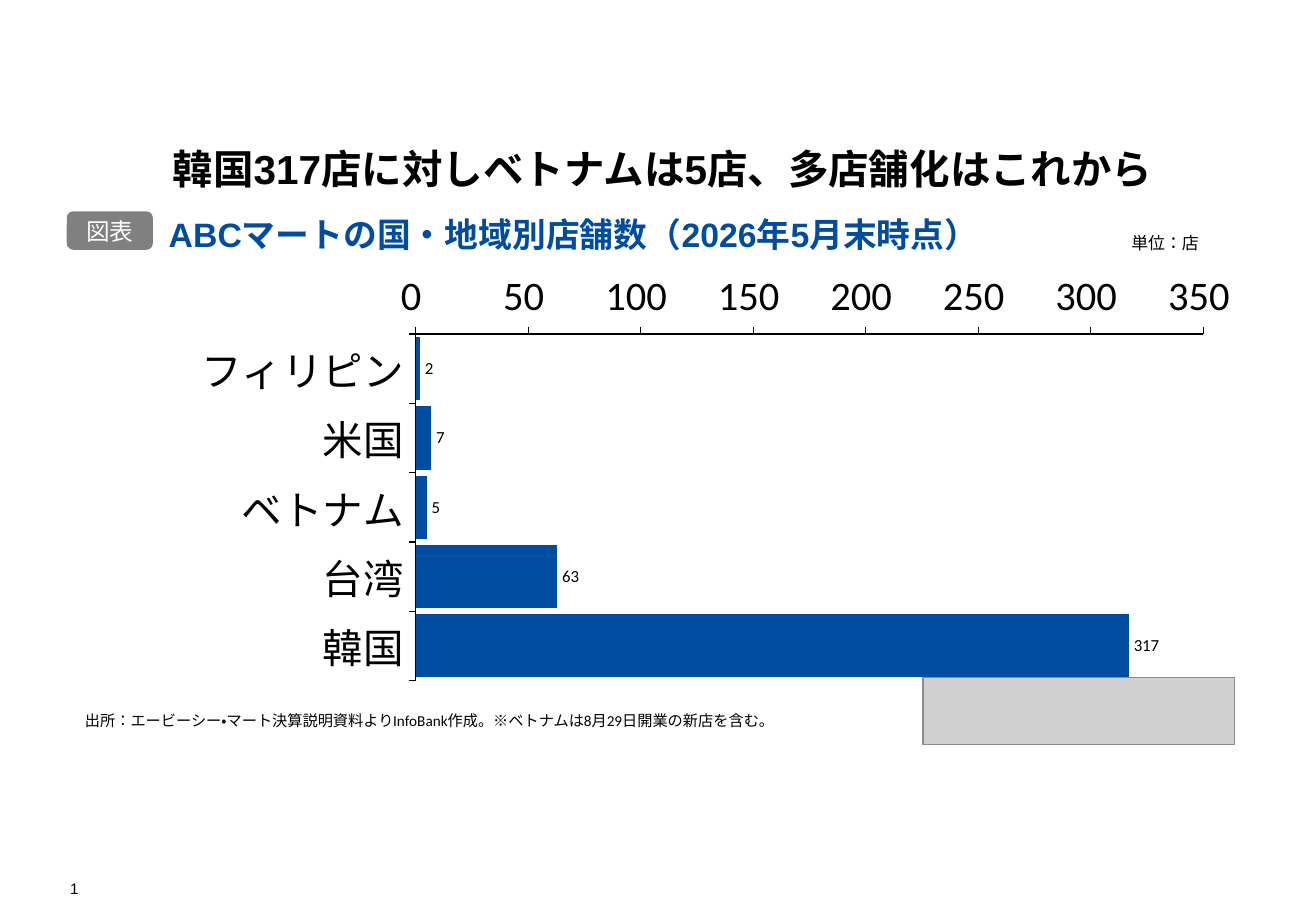
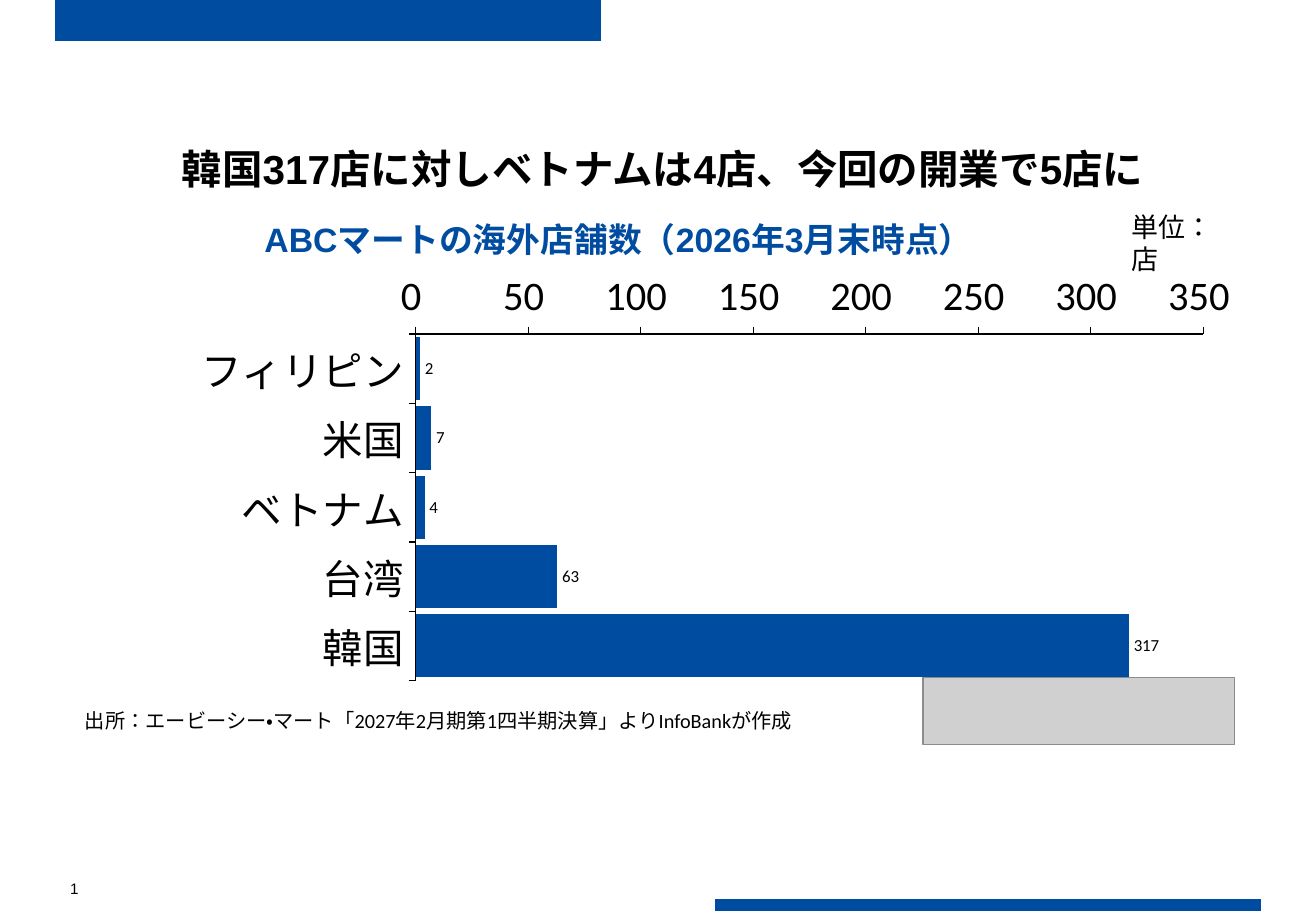
Before and after one commit to tk4242/pictgram0909, a slide deck: slide 1 of samples/2026-08-18_abcmart/figures.pptx. Drawn at 1316x911 pixels with LibreOffice and Linux fonts; fonts in the diff are those of the drawing; grey boxes stand for pictures. Boxes give left, top, right and bottom in pixels: in the first picture for what was removed or moved away, otherwise in the second. Text is boxed around its words. In the diff, an @@ line names an element or a change of style, - is before the commit and + after.

```diff
--- a/samples/2026-08-18_abcmart/figures.pptx
+++ b/samples/2026-08-18_abcmart/figures.pptx
@@ rectangle added at [56,0,600,40], fill #004CA0, outline #004CA0 1 pt @@
@@ text at [182,149,1144,188]: text changed @@
-韓国317店に対しベトナムは5店、多店舗化はこれから
+韓国317店に対しベトナムは4店、今回の開業で5店に
@@ rounded rectangle removed at [67,211,153,250] @@
-図表
@@ text at [264,225,972,256]: text changed @@
-ABCマートの国・地域別店舗数（2026年5月末時点）
+ABCマートの海外店舗数（2026年3月末時点）
@@ text "単位：店" at [1131,214,1212,272]: size 10 to 16 pt @@
@@ bar chart at [180,265,1261,690] @@
@@ Series 1, ベトナム: 5 to 4 @@
@@ data labels of Series 1 changed @@
@@ text at [85,711,792,730]: text changed; size 9 to 12 pt @@
-出所：エービーシー・マート決算説明資料よりInfoBank作成。※ベトナムは8月29日開業の新店を含む。
+出所：エービーシー・マート「2027年2月期第1四半期決算」よりInfoBankが作成
@@ rectangle added at [716,900,1260,911], fill #004CA0, outline #004CA0 1 pt @@
```
Also in this commit, not shown: 1 other slide changed, 7 other files.
